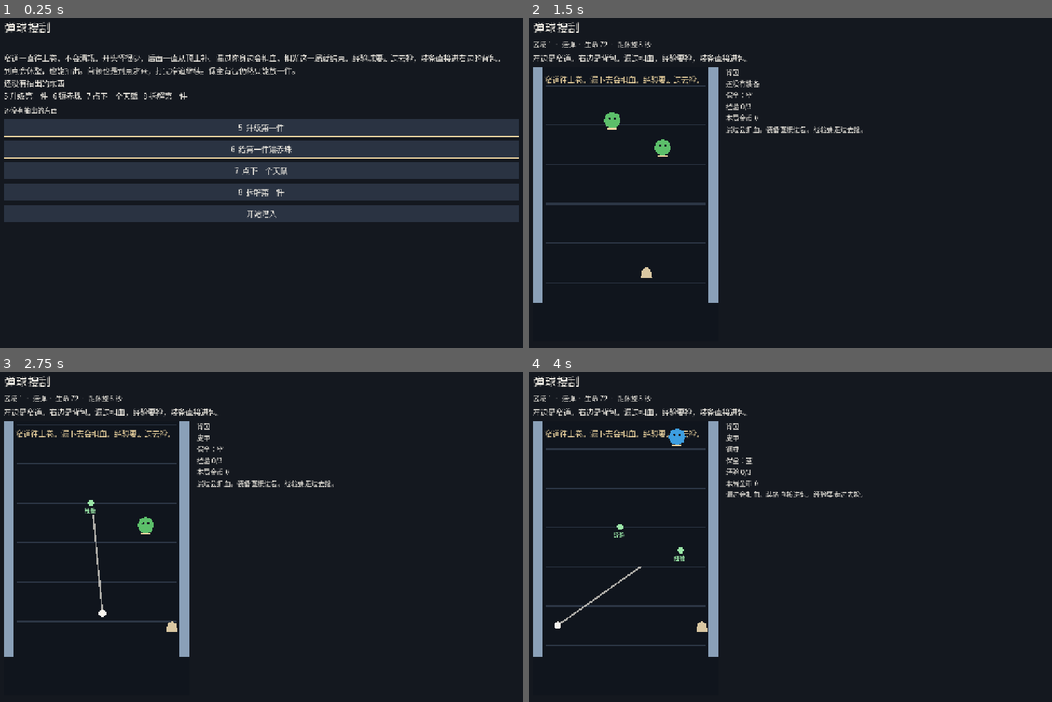
Above: before the commit, frames 1-4 (two rows, left to right).
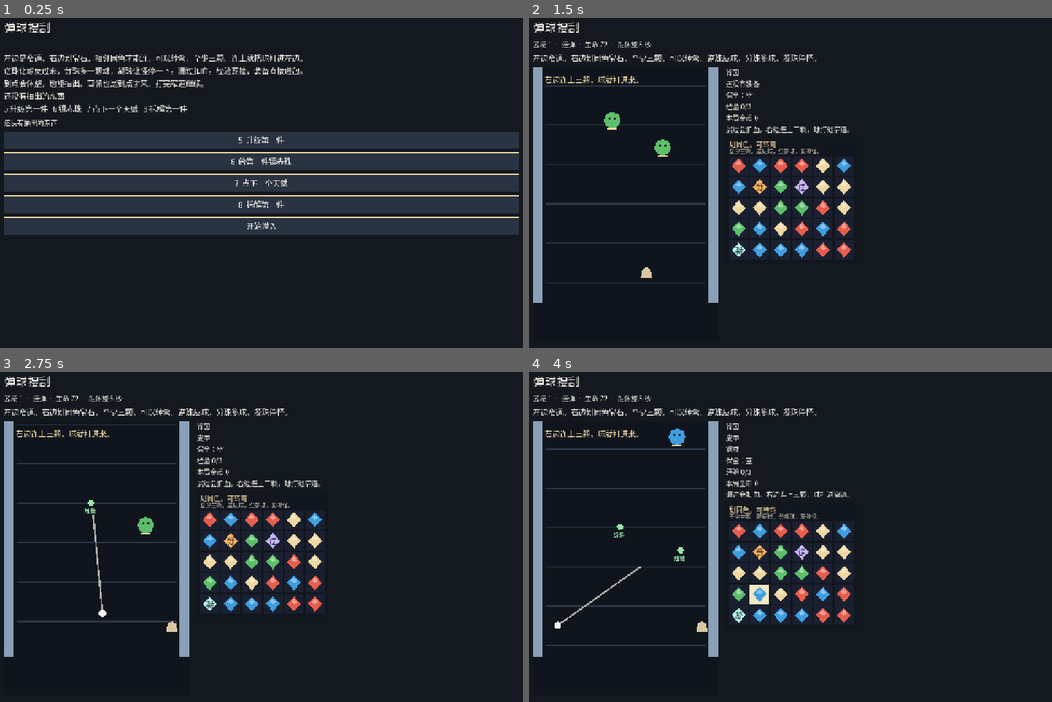
Above: after the commit, the same moments.

Repository: kaseywan1112/111Wuxia
Game: Godot game, scene res://scenes/main.tscn
Same seed, same stepped clock (60 frames per second), same inputs: the game is played once before the commit and once after it.
Inputs (mouse positions are in pixels of both pictures, inside the frame that each line leads up to):
- Up to frame 1 (0.25 s): no input
- Up to frame 2 (1.5 s): click "开始潜入" at 0.5 s; tap Enter at 1.25 s; move the mouse to (910, 163) at 1.27 s; hold D from 1.28 s (still down); tap 5 at 1.35 s; click (910, 163) at 1.42 s
- Up to frame 3 (2.75 s): tap Space at 1.52 s; release D at 2 s; drag from (151, 550) to (235, 599) at 2.02 s
- Up to frame 4 (4 s): move the mouse to (842, 461) at 2.77 s; hold D 2.78-3.5 s; tap 7 at 2.85 s; click (842, 461) at 2.92 s; drag from (764, 599) to (628, 484) at 3.52 s

The runs differ from the first frame. In frame 1, 22% of the frame differs, in the area x 0-100%, y 11-66%; in frame 2, 3.3%; in frame 3, 3.3%; in frame 4, 3.4%.

Commit message:
Put a turning-path gem board beside the pinball lane.
A chain of three or more adjacent gems falls, refills, and casts into the lane. A reverse gem flips the ball, a split gem adds one extra ball, and a freeze gem holds the monsters.

Co-authored-by: kasey.wan1112 <kasey.wan1112@gmail.com>

Diff:
--- a/project.godot
+++ b/project.godot
@@ -11,7 +11,7 @@
 [application]
 
 config/name="消消乐 Rogue"
-config/description="窄道向上卷动的弹球搜刮。漏过扣血。经验要捡，装备进背包。抽出的东西才能在营地升级。"
+config/description="左边是窄道弹球，右边划同色宝石。逆珠反球，分珠多球，凝珠停怪。"
 run/main_scene="res://scenes/main.tscn"
 config/features=PackedStringArray("4.6", "Forward Plus")
 config/icon="res://icon.svg"
--- a/scripts/board_view.gd
+++ b/scripts/board_view.gd
@@ -28,6 +28,9 @@
 var _buff := 0.0
 var _trail: Line2D
 var _ball: Dictionary = {}
+var _extra: Dictionary = {}
+var _extra_node: Node2D
+var _freeze := 0.0
 var _monsters: Array = []
 var _drops: Array = []
 var _paused := false
@@ -70,6 +73,14 @@
 	ball_body.polygon = _circle(BALL_R, 10)
 	ball_body.color = Color("f4f1ea")
 	_ball_node.add_child(ball_body)
+	_extra_node = Node2D.new()
+	_extra_node.z_index = 7
+	_extra_node.visible = false
+	add_child(_extra_node)
+	var extra_body := Polygon2D.new()
+	extra_body.polygon = _circle(BALL_R, 10)
+	extra_body.color = Color("ffb15a")
+	_extra_node.add_child(extra_body)
 	_prompt = Label.new()
 	_prompt.position = Vector2(28, 16)
 	_prompt.add_theme_font_size_override("font_size", 18)
@@ -101,6 +112,10 @@
 	_scroll_speed = 46.0 + float(state.area - 1) * 8.0
 	_spawn_wait = 2.2
 	_refire = 0.0
+	_freeze = 0.0
+	_extra = {}
+	if _extra_node != null:
+		_extra_node.visible = false
 	pending_picks = []
 	_clear_actors()
 	_hp_max = 72.0 + float(state.bonus_hp())
@@ -108,7 +123,7 @@
 	_player = Vector2(FIELD_W * 0.5, FIELD_H - 70.0)
 	_spawn_monster(false, Vector2(FIELD_W * 0.38, 70.0))
 	_spawn_monster(false, Vector2(FIELD_W * 0.66, 150.0))
-	_prompt.text = "窄道往上卷。漏下去会扣血。经验要走过去捡。"
+	_prompt.text = "右边连上三颗，球就打进来。"
 
 
 func stop() -> void:
@@ -151,6 +166,7 @@
 	_move_monsters(delta)
 	_spawn_more(delta)
 	_move_ball(delta)
+	_move_extra(delta)
 	_scroll_drops(delta)
 	_collect()
 
@@ -177,6 +193,10 @@
 func _try_shoot() -> void:
 	if _paused or _refire > 0.0 or not _ball.is_empty():
 		return
+	_launch_ball()
+
+
+func _launch_ball() -> void:
 	var speed := state.weapon_speed()
 	var aim := _aim_angle()
 	var vel := Vector2(sin(aim), -cos(aim)) * speed
@@ -205,6 +225,49 @@
 		tint.scale = Vector2.ONE
 
 
+func cast_chain(length: int, effects: PackedStringArray) -> void:
+	if not running or _paused or state == null:
+		return
+	if _ball.is_empty():
+		_launch_ball()
+	var bits := PackedStringArray()
+	bits.append("连成%d" % length)
+	if effects.has("reverse"):
+		_flip_velocity(_ball)
+		_flip_velocity(_extra)
+		bits.append("反过来")
+	if effects.has("split"):
+		_spawn_extra()
+		bits.append("分出一球")
+	if effects.has("freeze"):
+		_freeze = 1.5
+		bits.append("怪停住")
+	var text := " ".join(bits)
+	_prompt.text = text
+	_popup(_player + Vector2(0, -28), text, Color("f0d7a2"))
+
+
+func _flip_velocity(ball: Dictionary) -> void:
+	if ball.is_empty():
+		return
+	ball["vel"] = -Vector2(ball["vel"])
+
+
+func _spawn_extra() -> void:
+	if _ball.is_empty():
+		return
+	var vel: Vector2 = _ball["vel"]
+	if vel.length() < 10.0:
+		vel = Vector2(0, -1) * state.weapon_speed()
+	_extra = {
+		"pos": Vector2(_ball["pos"]),
+		"vel": vel.rotated(0.65),
+		"life": 3.2,
+	}
+	_extra_node.visible = true
+	_extra_node.position = _extra["pos"]
+
+
 func _aim_angle() -> float:
 	var mouse := get_local_mouse_position()
 	var dx := mouse.x - _player.x
@@ -233,6 +296,14 @@
 
 
 func _move_monsters(delta: float) -> void:
+	if _freeze > 0.0:
+		_freeze = maxf(_freeze - delta, 0.0)
+		for monster in _monsters:
+			monster["hit_cd"] = maxf(float(monster["hit_cd"]) - delta, 0.0)
+			var node: Node2D = monster["node"]
+			if is_instance_valid(node):
+				node.modulate = Color(0.62, 0.9, 1.0)
+		return
 	var leaked: Array = []
 	for monster in _monsters:
 		var pos: Vector2 = monster["pos"]
@@ -257,6 +328,7 @@
 		var node: Node2D = monster["node"]
 		if is_instance_valid(node):
 			node.position = pos
+			node.modulate = Color.WHITE
 		if pos.y > _player.y + 6.0:
 			leaked.append(monster)
 	for monster in leaked:
@@ -311,6 +383,69 @@
 		_trail.add_point(pos)
 	if _trail.get_point_count() > 14:
 		_trail.remove_point(0)
+
+
+func _move_extra(delta: float) -> void:
+	if _extra.is_empty():
+		if _extra_node != null:
+			_extra_node.visible = false
+		return
+	var left := delta
+	var guard := 0
+	while left > 0.0 and not _extra.is_empty() and guard < 16:
+		guard += 1
+		var vel_now: Vector2 = _extra["vel"]
+		var speed := maxf(vel_now.length(), 1.0)
+		var step := minf(left, 6.0 / speed)
+		if not _step_extra(step):
+			return
+		left -= step
+	if _extra.is_empty():
+		return
+	_extra["life"] = float(_extra["life"]) - delta
+	if float(_extra["life"]) <= 0.0:
+		_drop_extra()
+		return
+	_extra_node.visible = true
+	_extra_node.position = _extra["pos"]
+
+
+func _step_extra(delta: float) -> bool:
+	var pos: Vector2 = _extra["pos"]
+	var vel: Vector2 = _extra["vel"]
+	var nxt := pos + vel * delta
+	if nxt.x < WALL + BALL_R:
+		nxt.x = WALL + BALL_R
+		vel.x = absf(vel.x)
+	elif nxt.x > FIELD_W - WALL - BALL_R:
+		nxt.x = FIELD_W - WALL - BALL_R
+		vel.x = -absf(vel.x)
+	if nxt.y < 6.0 + BALL_R:
+		nxt.y = 6.0 + BALL_R
+		vel.y = absf(vel.y)
+	elif nxt.y > FIELD_H - 6.0 - BALL_R:
+		nxt.y = FIELD_H - 6.0 - BALL_R
+		vel.y = -absf(vel.y)
+	var hit := _monster_hit_sweep(pos, nxt)
+	if not hit.is_empty():
+		var at: Vector2 = hit["pos"]
+		var touch: Vector2 = hit["hit_at"]
+		var normal := touch - at
+		if normal.length() < 1.0:
+			normal = Vector2.UP
+		normal = normal.normalized()
+		vel = normal * maxf(vel.length(), 80.0)
+		nxt = at + normal * (float(hit["r"]) + BALL_R + 2.0)
+		_hurt_monster(hit)
+	_extra["pos"] = nxt
+	_extra["vel"] = vel
+	return true
+
+
+func _drop_extra() -> void:
+	_extra = {}
+	if _extra_node != null:
+		_extra_node.visible = false
 
 
 func _step_ball(delta: float) -> bool:
@@ -635,6 +770,8 @@
 	_monsters.clear()
 	_drops.clear()
 	_drop_ball()
+	_drop_extra()
+	_freeze = 0.0
 
 
 func _build_player() -> void:
--- /dev/null
+++ b/scripts/gem_board.gd
@@ -0,0 +1,499 @@
+extends Control
+
+const COLS := 6
+const ROWS := 5
+const TILE := 46
+const GAP := 4
+const PAD := 8
+const HEADER := 36
+const STRIDE := TILE + GAP
+const MIN_CHAIN := 3
+
+const NAMES: PackedStringArray = ["", "逆", "分", "凝"]
+const EFFECT_IDS: PackedStringArray = ["", "reverse", "split", "freeze"]
+
+signal chain_cast(length: int, effects: PackedStringArray)
+
+var accept_input := false
+var colors: Array[int] = []
+var kinds: Array[int] = []
+var path: Array = []
+var drawing := false
+
+var _rng := RandomNumberGenerator.new()
+var _gems: Array[Polygon2D] = []
+var _facets: Array[Polygon2D] = []
+var _marks: Array[Label] = []
+var _wells: Array[ColorRect] = []
+var _line: Line2D
+var _falling := false
+var _held := false
+
+
+func _ready() -> void:
+	var pixel := _pixel_size()
+	custom_minimum_size = pixel
+	size = pixel
+	size_flags_horizontal = Control.SIZE_SHRINK_BEGIN
+	size_flags_vertical = Control.SIZE_SHRINK_BEGIN
+	mouse_filter = Control.MOUSE_FILTER_STOP
+	clip_contents = true
+	var count := COLS * ROWS
+	colors.resize(count)
+	kinds.resize(count)
+	colors.fill(0)
+	kinds.fill(0)
+	var background := ColorRect.new()
+	background.color = Color("12161e")
+	background.mouse_filter = Control.MOUSE_FILTER_IGNORE
+	background.set_anchors_preset(Control.PRESET_FULL_RECT)
+	add_child(background)
+	var title := Label.new()
+	title.text = "划同色，可转弯"
+	title.position = Vector2(PAD, 4)
+	title.mouse_filter = Control.MOUSE_FILTER_IGNORE
+	title.add_theme_font_size_override("font_size", 16)
+	title.add_theme_color_override("font_color", Color("f0d7a2"))
+	add_child(title)
+	var hint := Label.new()
+	hint.text = "至少三颗。逆反球，分多球，凝停怪。"
+	hint.position = Vector2(PAD, 22)
+	hint.mouse_filter = Control.MOUSE_FILTER_IGNORE
+	hint.add_theme_font_size_override("font_size", 13)
+	hint.add_theme_color_override("font_color", Color("c9c3b4"))
+	add_child(hint)
+	for y in ROWS:
+		for x in COLS:
+			var well := ColorRect.new()
+			well.mouse_filter = Control.MOUSE_FILTER_IGNORE
+			well.position = _origin(x, y)
+			well.size = Vector2(TILE, TILE)
+			well.color = Color("1a2030")
+			add_child(well)
+			_wells.append(well)
+			var gem := Polygon2D.new()
+			gem.position = _origin(x, y)
+			gem.polygon = _gem_polygon()
+			gem.visible = false
+			add_child(gem)
+			_gems.append(gem)
+			var facet := Polygon2D.new()
+			facet.position = _origin(x, y)
+			facet.polygon = _facet_polygon()
+			facet.color = Color(1, 1, 1, 0.4)
+			facet.visible = false
+			add_child(facet)
+			_facets.append(facet)
+			var mark := Label.new()
+			mark.position = _origin(x, y) + Vector2(14, 10)
+			mark.mouse_filter = Control.MOUSE_FILTER_IGNORE
+			mark.add_theme_font_size_override("font_size", 18)
+			mark.add_theme_color_override("font_color", Color("1a1d24"))
+			mark.visible = false
+			add_child(mark)
+			_marks.append(mark)
+	_line = Line2D.new()
+	_line.width = 7.0
+	_line.default_color = Color(1, 1, 1, 0.9)
+	_line.joint_mode = Line2D.LINE_JOINT_ROUND
+	_line.begin_cap_mode = Line2D.LINE_CAP_ROUND
+	_line.end_cap_mode = Line2D.LINE_CAP_ROUND
+	_line.z_index = 4
+	add_child(_line)
+
+
+func open(seed_value: int) -> void:
+	_rng.seed = seed_value
+	_held = false
+	_falling = false
+	drawing = false
+	path = []
+	_line.clear_points()
+	_fill_playable()
+	_snap_visuals()
+	accept_input = true
+
+
+func pause() -> void:
+	_held = true
+	accept_input = false
+	drawing = false
+	path = []
+	if _line != null:
+		_line.clear_points()
+	_paint()
+
+
+func resume() -> void:
+	_held = false
+	if not _falling:
+		accept_input = true
+
+
+static func try_extend(path: Array, next: Vector2i, colors: Array, kinds: Array, cols: int) -> Dictionary:
+	if next.x < 0 or next.y < 0:
+		return {"path": path, "action": "ignore"}
+	var index := next.y * cols + next.x
+	if index < 0 or index >= colors.size() or int(colors[index]) < 0:
+		return {"path": path, "action": "ignore"}
+	if path.is_empty():
+		return {"path": [next], "action": "start"}
+	if path.size() >= 2 and next == path[path.size() - 2]:
+		var trimmed: Array = path.duplicate()
+		trimmed.pop_back()
+		return {"path": trimmed, "action": "undo"}
+	if path.has(next):
+		return {"path": path, "action": "ignore"}
+	var last: Vector2i = path[path.size() - 1]
+	if absi(last.x - next.x) + absi(last.y - next.y) != 1:
+		return {"path": path, "action": "ignore"}
+	if int(kinds[index]) == 0 and not _matches_anchor(path, colors, kinds, cols, int(colors[index])):
+		return {"path": path, "action": "ignore"}
+	var grown: Array = path.duplicate()
+	grown.append(next)
+	return {"path": grown, "action": "add"}
+
+
+static func effects_of(path: Array, kinds: Array, cols: int) -> PackedStringArray:
+	var found := PackedStringArray()
+	for cell in path:
+		var spot: Vector2i = cell
+		var index := spot.y * cols + spot.x
+		if index < 0 or index >= kinds.size():
+			continue
+		var kind := int(kinds[index])
+		if kind <= 0 or kind >= EFFECT_IDS.size():
+			continue
+		var effect := EFFECT_IDS[kind]
+		if not found.has(effect):
+			found.append(effect)
+	return found
+
+
+func _input(event: InputEvent) -> void:
+	if not accept_input or _falling or not visible:
+		return
+	if event is InputEventMouseButton:
+		var button := event as InputEventMouseButton
+		if button.button_index != MOUSE_BUTTON_LEFT:
+			return
+		if button.pressed:
+			if not get_global_rect().has_point(button.position):
+				return
+			var cell := _cell_at(button.position - get_global_rect().position)
+			if cell.x < 0:
+				get_viewport().set_input_as_handled()
+				return
+			var result: Dictionary = try_extend([], cell, colors, kinds, COLS)
+			if str(result["action"]) != "start":
+				return
+			path = result["path"]
+			drawing = true
+			_sync_path_visual()
+			get_viewport().set_input_as_handled()
+		elif drawing:
+			_release_path()
+			get_viewport().set_input_as_handled()
+	elif event is InputEventMouseMotion and drawing:
+		var motion := event as InputEventMouseMotion
+		var local := motion.position - get_global_rect().position
+		var cell := _cell_at(local)
+		if cell.x < 0:
+			return
+		var result: Dictionary = try_extend(path, cell, colors, kinds, COLS)
+		if str(result["action"]) == "ignore":
+			return
+		path = result["path"]
+		_sync_path_visual()
+		get_viewport().set_input_as_handled()
+
+
+func _release_path() -> void:
+	drawing = false
+	var length := path.size()
+	var committed: Array = path.duplicate()
+	var effects := effects_of(committed, kinds, COLS)
+	path = []
+	_line.clear_points()
+	_paint()
+	if length >= MIN_CHAIN:
+		chain_cast.emit(length, effects)
+		_collapse(committed)
+	else:
+		accept_input = true
+
+
+func _collapse(removed_cells: Array) -> void:
+	_falling = true
+	accept_input = false
+	var removed := {}
+	for cell in removed_cells:
+		removed[_index(cell.x, cell.y)] = true
+	var next_colors: Array[int] = []
+	var next_kinds: Array[int] = []
+	var from_y: Array[float] = []
+	var count := COLS * ROWS
+	next_colors.resize(count)
+	next_kinds.resize(count)
+	from_y.resize(count)
+	for x in COLS:
+		var survivors: Array[Dictionary] = []
+		for y in range(ROWS - 1, -1, -1):
+			var index := _index(x, y)
+			if removed.has(index) or colors[index] < 0:
+				continue
+			survivors.append({
+				"color": colors[index],
+				"kind": kinds[index],
+				"from": float(y),
+			})
+		var write := ROWS - 1
+		for item in survivors:
+			var index := _index(x, write)
+			next_colors[index] = int(item["color"])
+			next_kinds[index] = int(item["kind"])
+			from_y[index] = float(item["from"])
+			write -= 1
+		var above := 1
+		while write >= 0:
+			var index := _index(x, write)
+			var rolled := _roll_into(next_kinds)
+			next_colors[index] = rolled.x
+			next_kinds[index] = rolled.y
+			from_y[index] = float(-above)
+			above += 1
+			write -= 1
+	var seen_kind := {}
+	for i in next_kinds.size():
+		var kind := int(next_kinds[i])
+		if kind == 0:
+			continue
+		if seen_kind.has(kind):
+			next_kinds[i] = 0
+		else:
+			seen_kind[kind] = true
+	colors = next_colors
+	kinds = next_kinds
+	_paint()
+	var tween := create_tween()
+	tween.set_parallel(true)
+	for y in ROWS:
+		for x in COLS:
+			var index := _index(x, y)
+			var start := _origin(x, from_y[index])
+			var dest := _origin(x, y)
+			_gems[index].position = start
+			_facets[index].position = start
+			_marks[index].position = start + Vector2(14, 10)
+			tween.tween_property(_gems[index], "position", dest, 0.16)
+			tween.tween_property(_facets[index], "position", dest, 0.16)
+			tween.tween_property(_marks[index], "position", dest + Vector2(14, 10), 0.16)
+	tween.chain().tween_callback(_finish_fall)
+
+
+func _finish_fall() -> void:
+	if not _has_chain():
+		_fill_playable()
+	_snap_visuals()
+	_falling = false
+	if not _held:
+		accept_input = true
+
+
+func _fill_playable() -> void:
+	for _attempt in 24:
+		for i in colors.size():
+			colors[i] = _rng.randi_range(0, 3)
+			kinds[i] = 0
+		if _has_chain():
+			break
+	_stamp_specials()
+
+
+func _stamp_specials() -> void:
+	for kind in [1, 2, 3]:
+		for _try in 24:
+			var index := _rng.randi() % colors.size()
+			if kinds[index] != 0:
+				continue
+			kinds[index] = kind
+			if _has_chain():
+				break
+			kinds[index] = 0
+
+
+func _roll_into(next_kinds: Array) -> Vector2i:
+	var kind := 0
+	if _rng.randf() < 0.14:
+		var options: Array[int] = []
+		for candidate in [1, 2, 3]:
+			if _count_in(next_kinds, candidate) == 0:
+				options.append(candidate)
+		if not options.is_empty():
+			kind = options[_rng.randi() % options.size()]
+	return Vector2i(_rng.randi_range(0, 3), kind)
+
+
+func _sync_path_visual() -> void:
+	_line.clear_points()
+	var tint := Color("f4f1ea")
+	for cell in path:
+		_line.add_point(_center_local(cell))
+		var index := _index(cell.x, cell.y)
+		if int(kinds[index]) == 0:
+			tint = _color_of(int(colors[index]), 0)
+	tint.a = 0.9
+	_line.default_color = tint
+	_line.width = 6.0 + float(mini(path.size(), 8)) * 0.6
+	_paint()
+
+
+func _paint() -> void:
+	var marked := {}
+	for cell in path:
+		marked[_index(cell.x, cell.y)] = true
+	for i in colors.size():
+		var shown := int(colors[i]) >= 0
+		_gems[i].visible = shown
+		_facets[i].visible = shown and int(kinds[i]) == 0
+		var kind := int(kinds[i])
+		_marks[i].visible = shown and kind > 0
+		if kind > 0 and kind < NAMES.size():
+			_marks[i].text = NAMES[kind]
+		if shown:
+			_gems[i].color = _color_of(int(colors[i]), kind)
+		if marked.has(i):
+			_wells[i].color = Color("f4e7c3")
+		elif shown:
+			_wells[i].color = Color("1a2030")
+		else:
+			_wells[i].color = Color("121722")
+
+
+func _snap_visuals() -> void:
+	for y in ROWS:
+		for x in COLS:
+			var index := _index(x, y)
+			var home := _origin(x, y)
+			_gems[index].position = home
+			_facets[index].position = home
+			_marks[index].position = home + Vector2(14, 10)
+	_paint()
+
+
+func _has_chain() -> bool:
+	var seen := {}
+	for y in ROWS:
+		for x in COLS:
+			var index := _index(x, y)
+			if seen.has(index) or colors[index] < 0 or kinds[index] != 0:
+				continue
+			if _flood(x, y, colors[index], seen) >= MIN_CHAIN:
+				return true
+	return false
+
+
+func _flood(x: int, y: int, color_id: int, seen: Dictionary) -> int:
+	var stack: Array[Vector2i] = [Vector2i(x, y)]
+	var count := 0
+	while not stack.is_empty():
+		var cell: Vector2i = stack.pop_back()
+		if cell.x < 0 or cell.y < 0 or cell.x >= COLS or cell.y >= ROWS:
+			continue
+		var index := _index(cell.x, cell.y)
+		if seen.has(index) or colors[index] != color_id or kinds[index] != 0:
+			continue
+		seen[index] = true
+		count += 1
+		stack.append(cell + Vector2i(1, 0))
+		stack.append(cell + Vector2i(-1, 0))
+		stack.append(cell + Vector2i(0, 1))
+		stack.append(cell + Vector2i(0, -1))
+	return count
+
+
+func _cell_at(local: Vector2) -> Vector2i:
+	if local.x < PAD or local.y < PAD:
+		return Vector2i(-1, -1)
+	var x := int((local.x - PAD) / float(STRIDE))
+	var y := int((local.y - PAD - HEADER) / float(STRIDE))
+	if x < 0 or y < 0 or x >= COLS or y >= ROWS:
+		return Vector2i(-1, -1)
+	var origin := _origin(x, y)
+	if local.x < origin.x or local.y < origin.y:
+		return Vector2i(-1, -1)
+	if local.x >= origin.x + TILE or local.y >= origin.y + TILE:
+		return Vector2i(-1, -1)
+	return Vector2i(x, y)
+
+
+func _center_local(cell: Vector2i) -> Vector2:
+	return _origin(cell.x, cell.y) + Vector2(TILE * 0.5, TILE * 0.5)
+
+
+func _origin(x: int, y: float) -> Vector2:
+	return Vector2(PAD + float(x) * STRIDE, PAD + HEADER + y * STRIDE)
+
+
+func _index(x: int, y: int) -> int:
+	return y * COLS + x
+
+
+func _pixel_size() -> Vector2:
+	var width := PAD * 2 + COLS * TILE + (COLS - 1) * GAP
+	var height := PAD * 2 + HEADER + ROWS * TILE + (ROWS - 1) * GAP
+	return Vector2(width, height)
+
+
+func _color_of(color_id: int, kind: int) -> Color:
+	if kind == 1:
+		return Color("c9b6ff")
+	if kind == 2:
+		return Color("ffb15a")
+	if kind == 3:
+		return Color("b9fff1")
+	var palette: Array[Color] = [
+		Color("e85d4c"),
+		Color("3d9ee0"),
+		Color("5cbf6a"),
+		Color("f0d7a2"),
+	]
+	return palette[clampi(color_id, 0, palette.size() - 1)]
+
+
+func _gem_polygon() -> PackedVector2Array:
+	var t := float(TILE)
+	return PackedVector2Array([
+		Vector2(t * 0.50, t * 0.12),
+		Vector2(t * 0.86, t * 0.50),
+		Vector2(t * 0.50, t * 0.88),
+		Vector2(t * 0.14, t * 0.50),
+	])
+
+
+func _facet_polygon() -> PackedVector2Array:
+	var t := float(TILE)
+	return PackedVector2Array([
+		Vector2(t * 0.50, t * 0.22),
+		Vector2(t * 0.66, t * 0.42),
+		Vector2(t * 0.50, t * 0.50),
+		Vector2(t * 0.34, t * 0.40),
+	])
+
+
+static func _matches_anchor(path: Array, colors: Array, kinds: Array, cols: int, color_id: int) -> bool:
+	for cell in path:
+		var spot: Vector2i = cell
+		var index := spot.y * cols + spot.x
+		if int(kinds[index]) != 0:
+			continue
+		return int(colors[index]) == color_id
+	return true
+
+
+static func _count_in(values: Array, kind: int) -> int:
+	var count := 0
+	for value in values:
+		if int(value) == kind:
+			count += 1
+	return count
--- a/scripts/main.gd
+++ b/scripts/main.gd
@@ -2,6 +2,7 @@
 
 const Rules = preload("res://scripts/run_state.gd")
 const Field = preload("res://scripts/board_view.gd")
+const Gems = preload("res://scripts/gem_board.gd")
 
 const START := "start"
 const COMBAT := "combat"
@@ -15,6 +16,7 @@
 var result_lines: PackedStringArray = PackedStringArray()
 var caught_note: String = ""
 var field: Field
+var gems: Gems
 var title_label: Label
 var body_label: Label
 var hud_label: Label
@@ -73,6 +75,10 @@
 	bag_label = _label("", 16)
 	bag_label.autowrap_mode = TextServer.AUTOWRAP_WORD_SMART
 	side.add_child(bag_label)
+	gems = Gems.new()
+	gems.chain_cast.connect(_on_chain)
+	gems.visible = false
+	side.add_child(gems)
 	panel = VBoxContainer.new()
 	panel.add_theme_constant_override("separation", 8)
 	side.add_child(panel)
@@ -158,11 +164,13 @@
 	caught_note = ""
 	field.visible = false
 	field.stop()
+	gems.visible = false
+	gems.pause()
 	panel.visible = true
 	hud_label.text = ""
 	title_label.text = "弹球搜刮"
 	bag_label.text = _stash_line()
-	body_label.text = "窄道一直往上卷，不会清场。开头怪很少，后面一直从顶上补。漏过你身边会扣血，扣光这一局就结束。经验球要走过去捡，装备直接进右边的背包。\n到点会休整，也能抽出。首领也是到点才来，打完窄道继续。保全背包仍然只能放一件。\n%s\n5 升级第一件   6 镶赤珠   7 点下一个天赋   8 拆解第一件" % _stash_line()
+	body_label.text = "左边是窄道，右边划宝石。相邻同色才能连，可以转弯，至少三颗。连上就把球打进左边。\n逆珠让球反过来，分珠多一颗球，凝珠让怪停一下。漏过扣血。经验要捡，装备直接进包。\n到点会休整，也能抽出。首领也是到点才来，打完窄道继续。\n%s\n5 升级第一件   6 镶赤珠   7 点下一个天赋   8 拆解第一件" % _stash_line()
 	_clear_panel()
 	_button("5  升级第一件", _upgrade_camp)
 	_button("6  给第一件镶赤珠", _socket_camp)
@@ -177,10 +185,19 @@
 	caught_note = ""
 	panel.visible = false
 	field.visible = true
+	gems.visible = true
 	title_label.text = "弹球搜刮"
-	body_label.text = "左边是窄道。右边是背包。漏过扣血，经验要捡，装备直接进包。"
+	body_label.text = "左边窄道。右边划同色宝石，至少三颗，可以转弯。逆珠反球，分珠多球，凝珠停怪。"
 	field.begin(state)
+	gems.open(state.seed_value)
 	_tone(520.0, 0.05)
+
+
+func _on_chain(length: int, effects: PackedStringArray) -> void:
+	if mode != COMBAT:
+		return
+	field.cast_chain(length, effects)
+	_tone(640.0, 0.04)
 
 
 func _on_lane(kind: String) -> void:
@@ -232,6 +249,8 @@
 		return
 	mode = PICK
 	panel.visible = true
+	gems.visible = false
+	gems.pause()
 	title_label.text = "击杀之后"
 	body_label.text = "选一个。只在这一局里有效，倒下就丢掉。"
 	_clear_panel()
@@ -253,6 +272,8 @@
 	field.resume_after_pick()
 	mode = COMBAT
 	panel.visible = false
+	gems.visible = true
+	gems.resume()
 	title_label.text = "弹球搜刮"
 	body_label.text = "选了%s。这一局有效。" % state.pick_name(id)
 
@@ -260,6 +281,8 @@
 func _show_rest() -> void:
 	mode = REST
 	field.visible = true
+	gems.visible = false
+	gems.pause()
 	panel.visible = true
 	hud_label.text = "区域 %d" % state.area
 	bag_label.text = _bag_text()
@@ -320,8 +343,10 @@
 	mode = COMBAT
 	panel.visible = false
 	field.visible = true
+	gems.visible = true
+	gems.resume()
 	title_label.text = "弹球搜刮"
-	body_label.text = "窄道继续。怪还会从顶上出来。"
+	body_label.text = "窄道继续。右边还能接着划。"
 	field.resume_lane()
 
 
@@ -329,6 +354,8 @@
 	mode = RESULT
 	field.visible = false
 	field.stop()
+	gems.visible = false
+	gems.pause()
 	panel.visible = true
 	hud_label.text = ""
 	if result_kind == "extract":
@@ -394,7 +421,7 @@
 	lines.append("保全：%s" % secure)
 	lines.append("经验 %d/3" % state.run_xp)
 	lines.append("本局金币 %d" % state.run_gold)
-	lines.append("漏过会扣血。装备直接进包。经验要走过去捡。")
+	lines.append("漏过会扣血。右边连上三颗，球打进窄道。")
 	return "\n".join(lines)
 
 
--- a/tests/sim_check.gd
+++ b/tests/sim_check.gd
@@ -1,6 +1,7 @@
 extends SceneTree
 
 const Rules = preload("res://scripts/run_state.gd")
+const Gems = preload("res://scripts/gem_board.gd")
 
 
 func _init() -> void:
@@ -9,6 +10,7 @@
 	_weapons()
 	_later_area()
 	_growth()
+	_gems()
 	print("SIM_OK")
 	quit(0)
 
@@ -138,6 +140,38 @@
 	_check(state.stash_gold == before - 10 - 18 + 8, "salvage returns extracted gold")
 
 
+func _gems() -> void:
+	var cols := 4
+	var colors: Array = []
+	var kinds: Array = []
+	colors.resize(8)
+	kinds.resize(8)
+	colors.fill(0)
+	kinds.fill(0)
+	colors[2] = 1
+	kinds[1] = 1
+	var started: Dictionary = Gems.try_extend([], Vector2i(0, 0), colors, kinds, cols)
+	_check(str(started["action"]) == "start", "a path can start on a gem")
+	var straight: Dictionary = Gems.try_extend(started["path"], Vector2i(1, 0), colors, kinds, cols)
+	_check(str(straight["action"]) == "add", "an adjacent gem extends the path")
+	var turned: Dictionary = Gems.try_extend(straight["path"], Vector2i(1, 1), colors, kinds, cols)
+	_check(str(turned["action"]) == "add", "the path can turn")
+	var diagonal: Dictionary = Gems.try_extend(started["path"], Vector2i(1, 1), colors, kinds, cols)
+	_check(str(diagonal["action"]) == "ignore", "a diagonal step is refused")
+	var other: Dictionary = Gems.try_extend(straight["path"], Vector2i(2, 0), colors, kinds, cols)
+	_check(str(other["action"]) == "ignore", "a different color does not join")
+	var odd: Dictionary = Gems.try_extend(started["path"], Vector2i(3, 1), colors, kinds, cols)
+	_check(str(odd["action"]) == "ignore", "a gem that is not adjacent stays out")
+	kinds[5] = 2
+	var special: Dictionary = Gems.try_extend(straight["path"], Vector2i(1, 1), colors, kinds, cols)
+	_check(str(special["action"]) == "add", "a special gem can join any color")
+	var effects := Gems.effects_of(special["path"], kinds, cols)
+	_check(effects.has("reverse") and effects.has("split"), "the chain keeps both odd gems")
+	var undone: Dictionary = Gems.try_extend(special["path"], Vector2i(1, 0), colors, kinds, cols)
+	_check(str(undone["action"]) == "undo" and undone["path"].size() == 2, "dragging back undoes a step")
+	_check(Gems.MIN_CHAIN == 3, "a chain needs three gems")
+
+
 func _check(ok: bool, label: String) -> void:
 	if not ok:
 		push_error("FAIL " + label)
Not shown, added: scripts/gem_board.gd.uid
